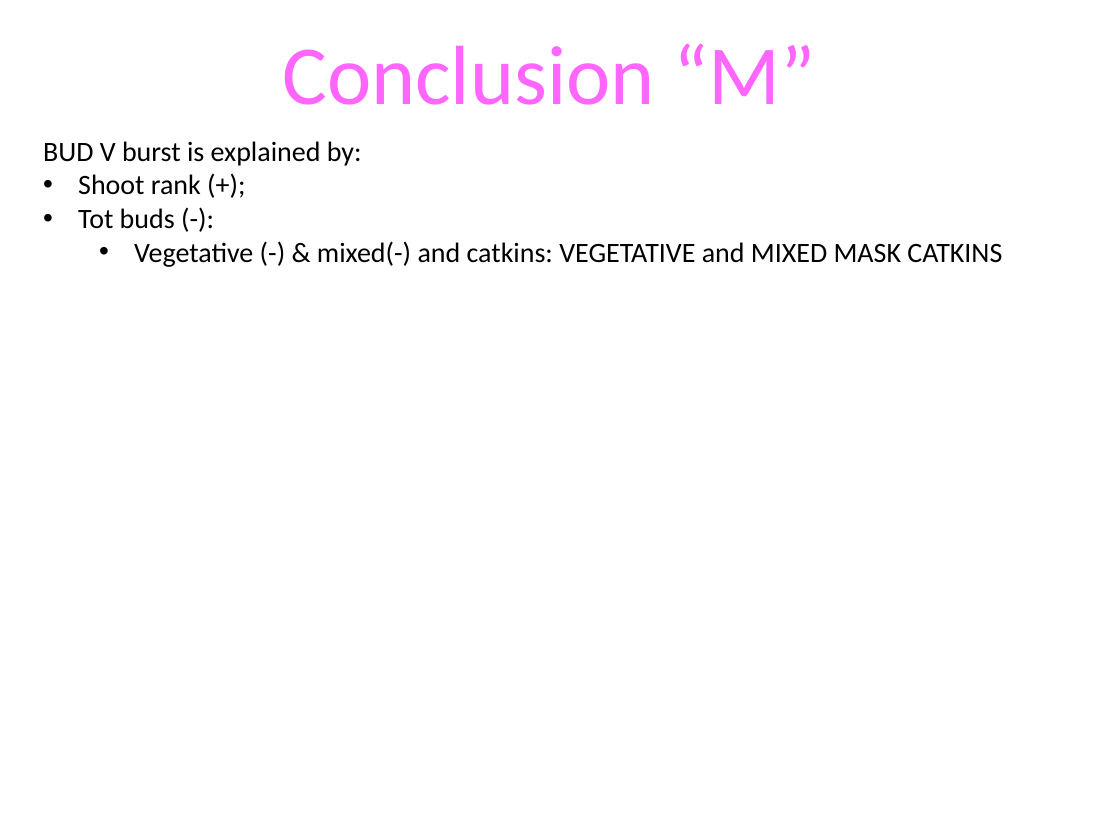
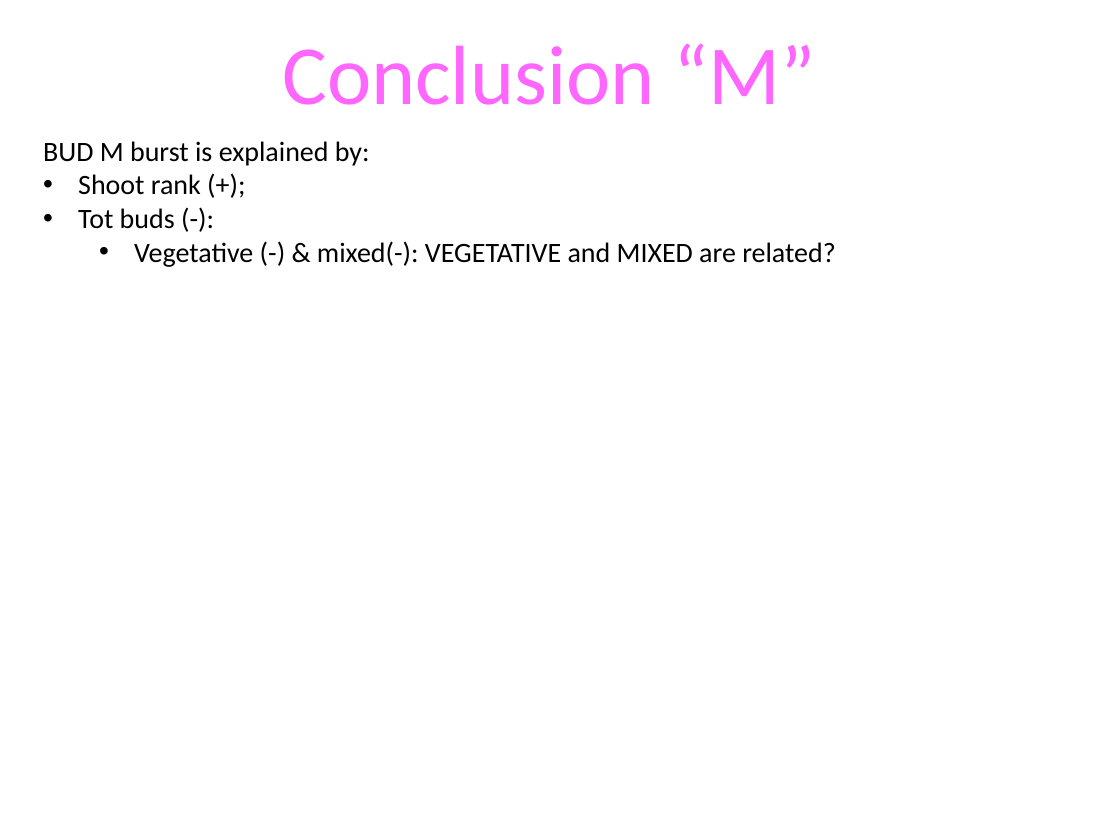
Before and after one commit to Corilana/L-HAZELNUT, a slide deck: slide 27 of Procedures_coding_hazelnut_architecture.pptx (slide 38 before the commit). Drawn at 1120x840 pixels with LibreOffice and Linux fonts; fonts in the diff are those of the drawing. Boxes give left, top, right and bottom in pixels: in the first picture for what was removed or moved away, otherwise in the second. Text is boxed around its words. In the diff, an @@ line names an element or a change of style, - is before the commit and + after.

```diff
--- a/Procedures_coding_hazelnut_architecture.pptx
+++ b/Procedures_coding_hazelnut_architecture.pptx
@@ text at (43,141,370,166): text changed @@
-BUD V burst is explained by:
+BUD M burst is explained by:
@@ text at (134,241,835,267): text changed @@
-  • Vegetative (-) & mixed(-) and catkins: VEGETATIVE and MIXED MASK CATKINS
+  • Vegetative (-) & mixed(-): VEGETATIVE and MIXED are related?
```
Also in this commit, not shown: 1 other slide changed, 19 slides added, 24 slides removed, 1 other file.
